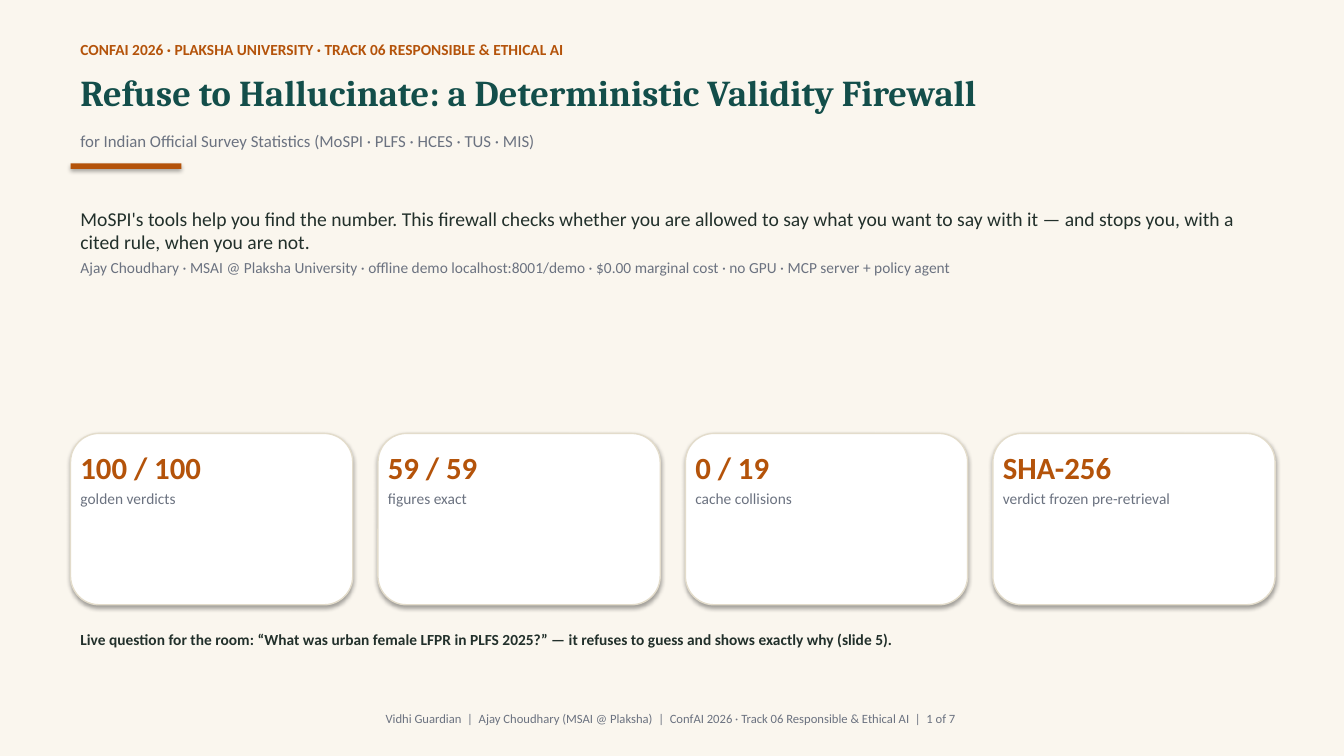
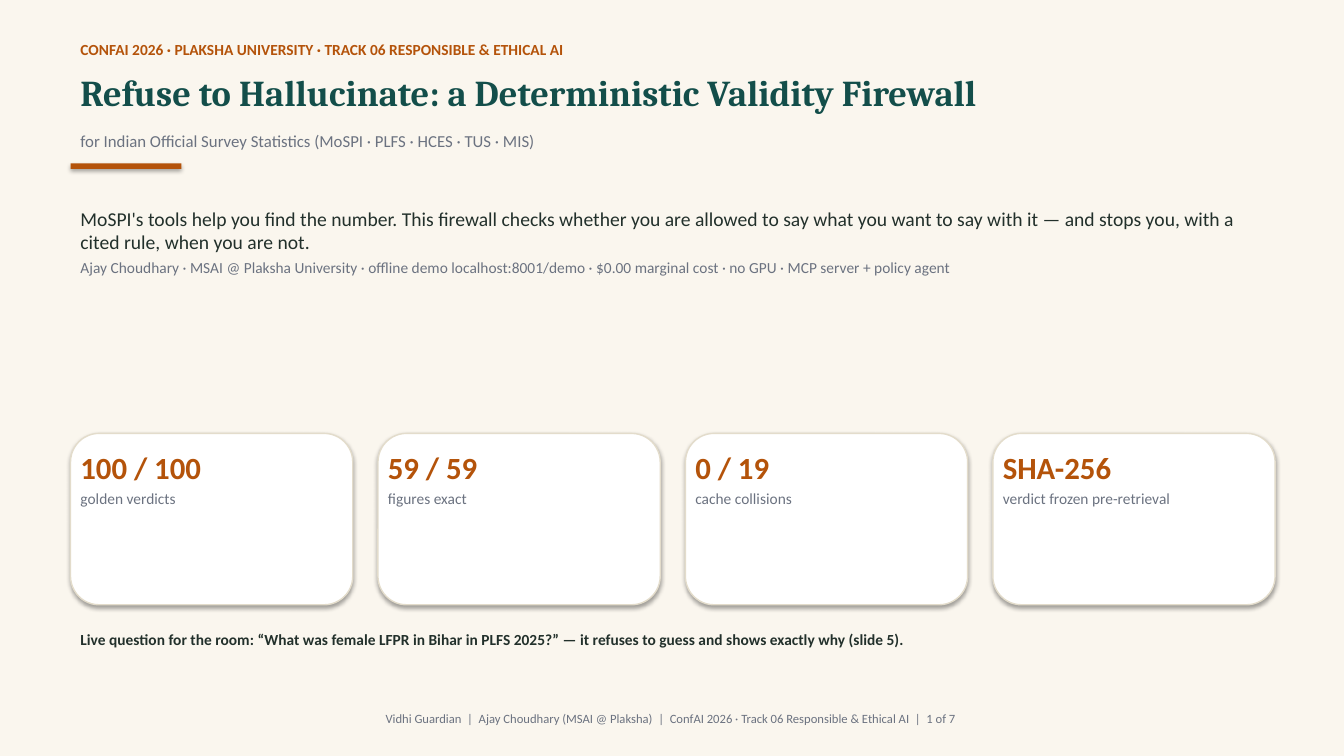
Before and after one commit to ajayc-iima/msai, a slide deck: slide 1 of aip-lab/vidhi/ConfAI_Vidhi_Firewall_7Slides_v3.pptx. Drawn at 1344x756 pixels with LibreOffice and Linux fonts; fonts in the diff are those of the drawing. Boxes give left, top, right and bottom in pixels: in the first picture for what was removed or moved away, otherwise in the second. Text is boxed around its words. In the diff, an @@ line names an element or a change of style, - is before the commit and + after.

Commit message:
Raw-PDF expansion: 173 -> 1708 verified rows, every figure answerable
Store: new extractors vidhi/sources/plfs_tables.py (PLFS Highlights
battery, both committed annual reports: 11 survey rounds x usual+CWS x
LFPR/WPR/UR x 15+/all-ages x 9 sector-sex cells, dual-file + anchor
checks), vidhi/sources/tus_tables.py (TUS 2024 factsheet battery: 9
ICATUS divisions x gender/sector/age x participation/per-participant/
per-person + Tables 10/11 group rows + report Statement 5/6 age-sex
rows, cross-checked against Statements 1-6 and 18), vidhi/sources/
hces_trend.py (Statement 10 2011-12 legs). scripts/vidhi_build.py
merges candidate rows on semantic keys, requiring equal values for
collisions; audit gate passes 1708/1708 verified.

Firewall: claims.py resolves the two PLFS series (bare-year tokens ->
calendar PLFS_2022/2023/2024, hyphenated -> traditional), explicit age
buckets (6-14/15-29/15-59/60plus), TUS per-person/per-participant
basis defaults, new group-activity aliases; store.lookup stops treating
claim age/measure all as universal; rules.py gains the PLFS
calendar-vs-traditional comparability rule (R_COMPARABILITY_PLFS_
CALENDAR, verbatim footnote) and taxonomy-driven age_groups checks
(survey_metadata.yaml v4); comparability_rules.yaml v4.

Guarantee: coverage_probe.py re-written for the full vocabulary -

1708/1708 verified rows answerable with exact figure and row id;
goldens 100/100 (V056/V057 pinned to aged 6-14, V064 CWS LFPR now
PASSes 55.7%); abstention recall 1.000, hallucination 0.000; 110
tests green; demo Scenario D moved to a genuinely uncovered state
slice (Bihar female LFPR 2025). Docs/poster/deck numbers and
abstention narratives swept and re-rendered.

```diff
--- a/aip-lab/vidhi/ConfAI_Vidhi_Firewall_7Slides_v3.pptx
+++ b/aip-lab/vidhi/ConfAI_Vidhi_Firewall_7Slides_v3.pptx
@@ text at [80,633,904,648]: text changed @@
-Live question for the room: “What was urban female LFPR in PLFS 2025?” — it refuses to guess and shows exactly why (slide 5).
+Live question for the room: “What was female LFPR in Bihar in PLFS 2025?” — it refuses to guess and shows exactly why (slide 5).
```
Also in this commit, not shown: 4 other slides changed, 39 other files.
